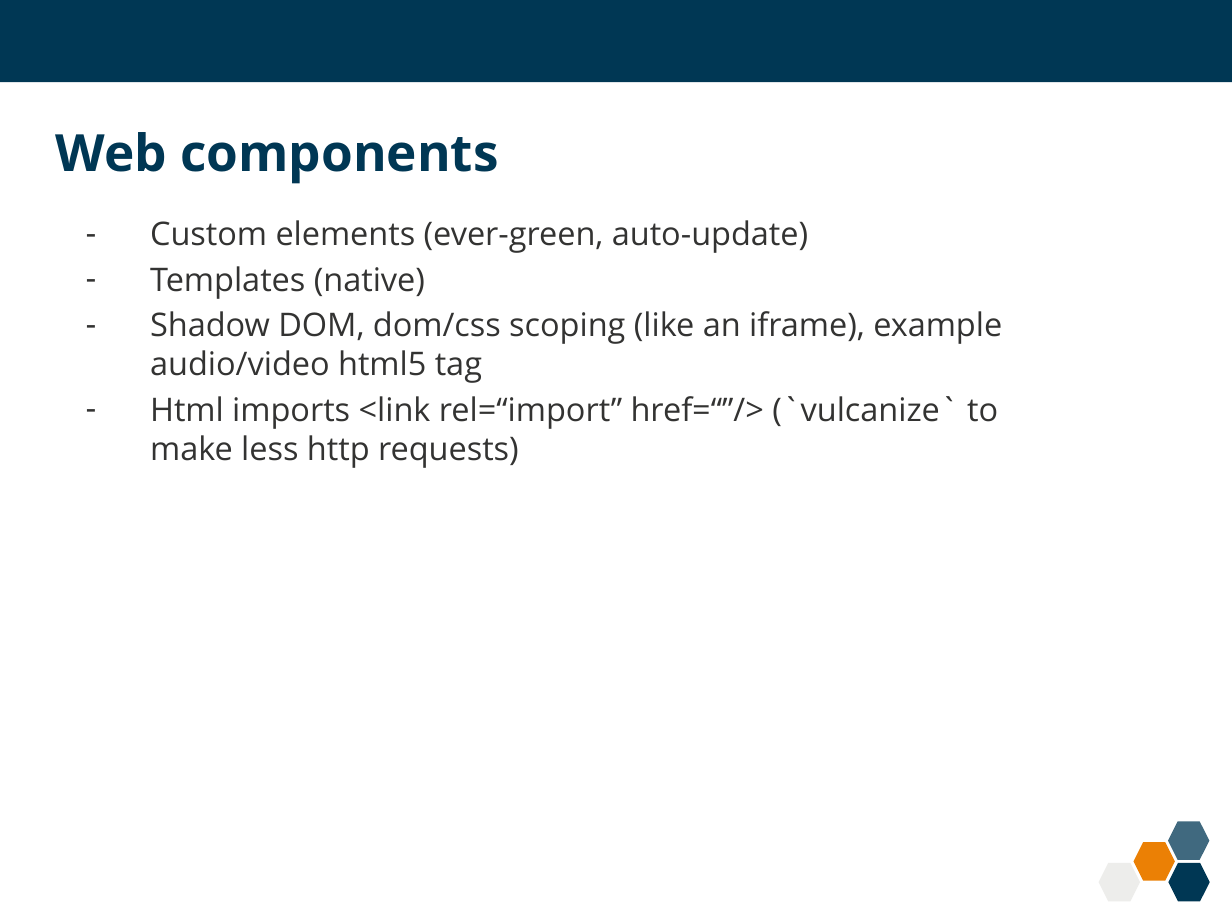
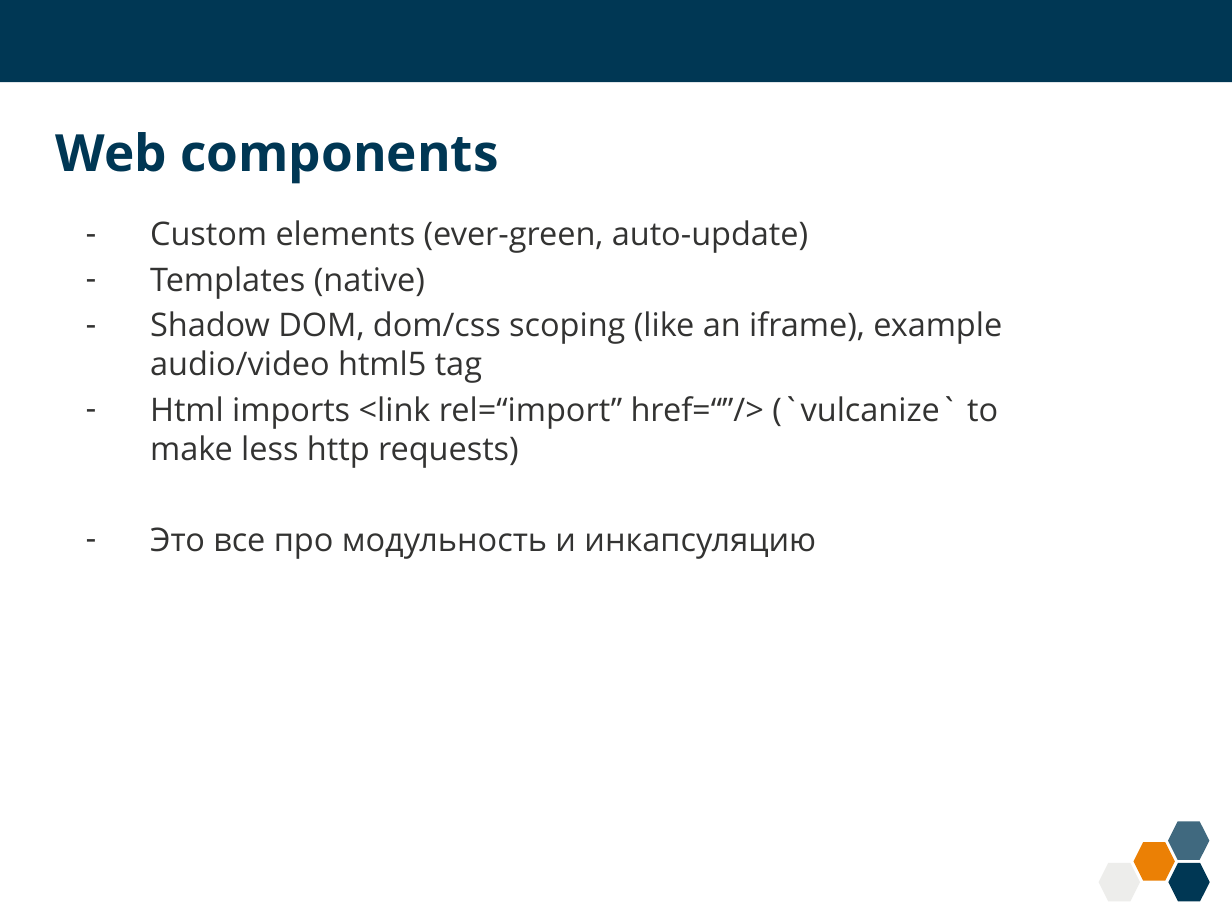
Before and after one commit to kashesandr/Public-Activities, a slide deck: slide 6 of 2015/summer-school/2/index.pptx. Drawn at 1232x924 pixels with LibreOffice and Linux fonts; fonts in the diff are those of the drawing; background and template pictures are left out. Boxes give left, top, right and bottom in pixels: in the first picture for what was removed or moved away, otherwise in the second. Text is boxed around its words. In the diff, an @@ line names an element or a change of style, - is before the commit and + after.

```diff
--- a/2015/summer-school/2/index.pptx
+++ b/2015/summer-school/2/index.pptx
@@ text at [150, 527, 816, 559]: paragraph added @@
+– Это все про модульность и инкапсуляцию
```
Also in this commit, not shown: 2 other slides changed.
